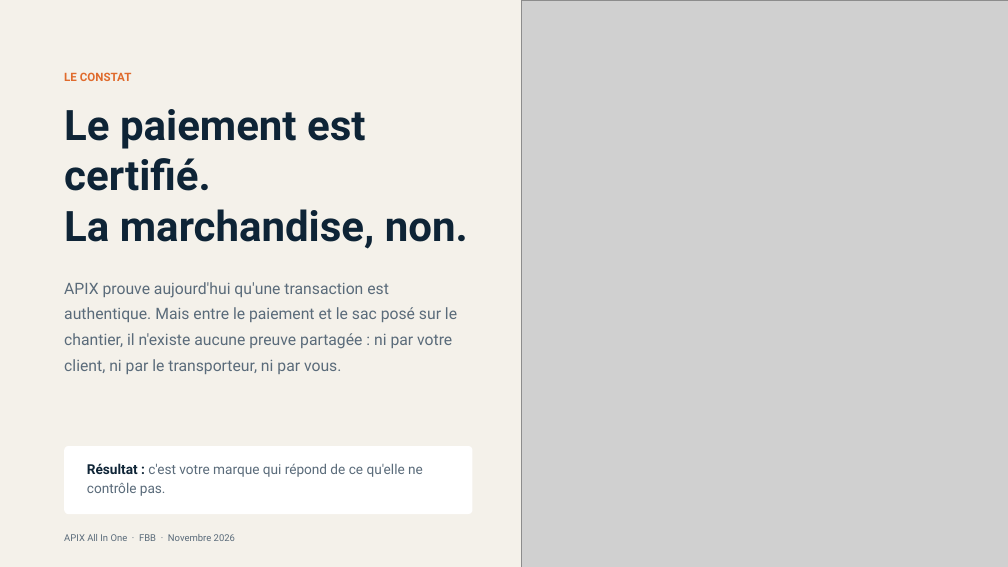
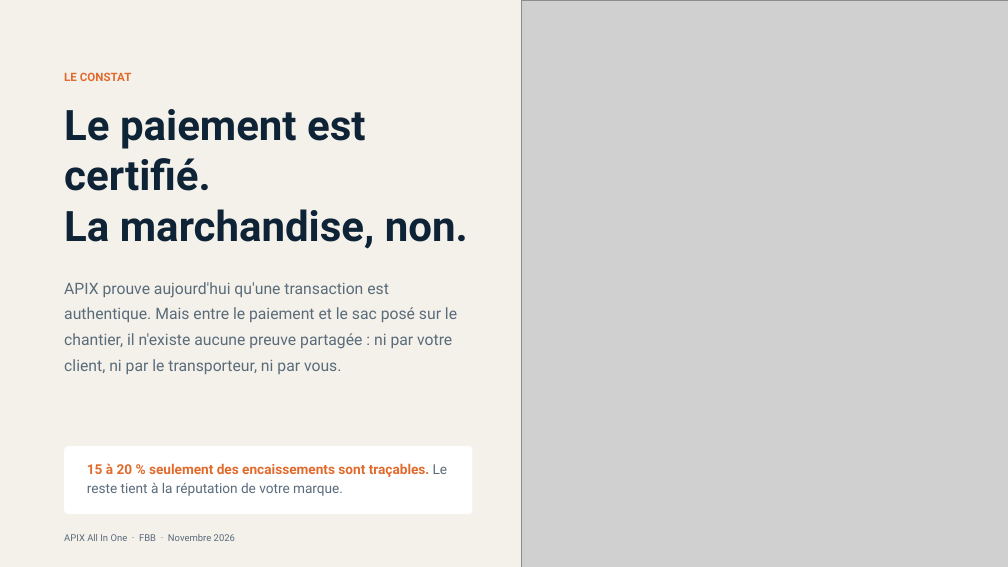
Before and after one commit to dilevembamu12/fbb-ppc-apix, a slide deck: slide 2 of dist/pptx/APIX-All-In-One-Presentation-PPC.pptx. Drawn at 1008x567 pixels with LibreOffice and Linux fonts; fonts in the diff are those of the drawing; grey boxes stand for pictures. Boxes give left, top, right and bottom in pixels: in the first picture for what was removed or moved away, otherwise in the second. Text is boxed around its words. In the diff, an @@ line names an element or a change of style, - is before the commit and + after.

```diff
--- a/dist/pptx/APIX-All-In-One-Presentation-PPC.pptx
+++ b/dist/pptx/APIX-All-In-One-Presentation-PPC.pptx
@@ text at (87,463,448,496): text changed; text colour #5A6B7A to #E06B2D; bold on @@
-Résultat : c'est votre marque qui répond de ce qu'elle ne contrôle pas.
+15 à 20 % seulement des encaissements sont traçables. Le reste tient à la réputation de votre marque.
```
Also in this commit, not shown: 3 other slides changed, 24 other files.
